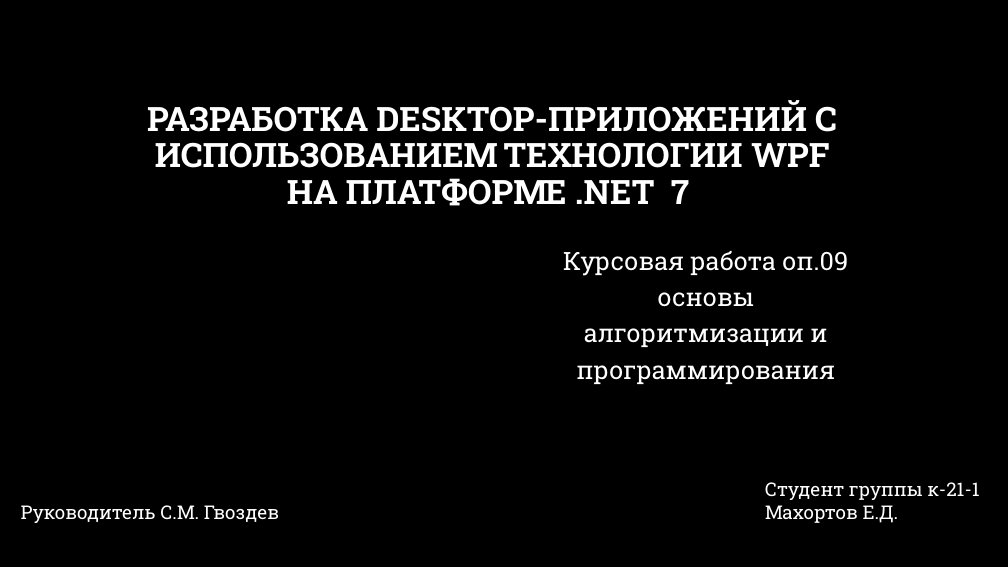
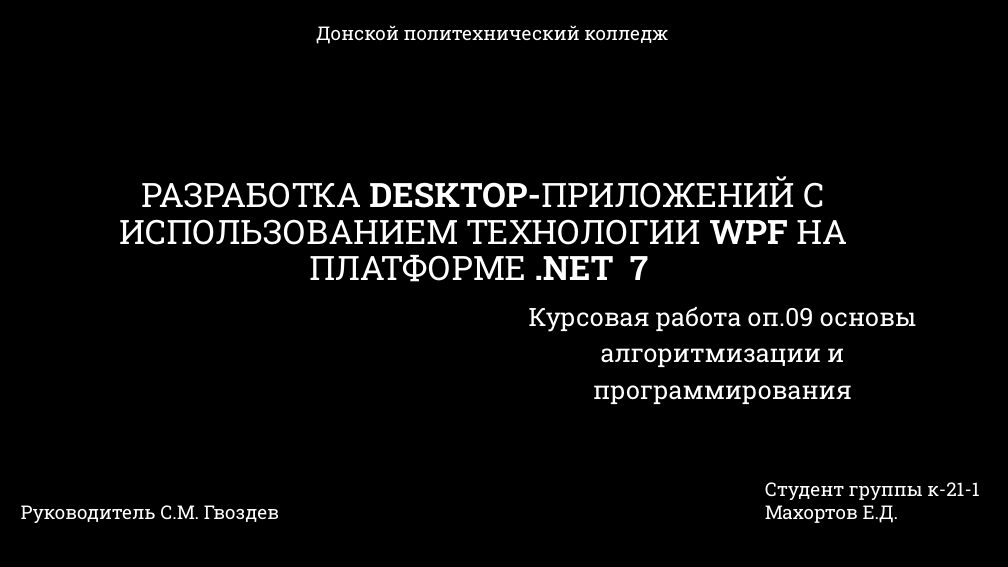
Before and after one commit to egxr3301/cursach, a slide deck: slide 1 of Курсовая работа.pptx. Drawn at 1008x567 pixels with LibreOffice and Linux fonts; fonts in the diff are those of the drawing; background and template pictures are left out. Boxes give left, top, right and bottom in pixels: in the first picture for what was removed or moved away, otherwise in the second. Text is boxed around its words. In the diff, an @@ line names an element or a change of style, - is before the commit and + after.

```diff
--- a/Курсовая работа.pptx
+++ b/Курсовая работа.pptx
@@ text added at box(316, 25, 668, 44), 18 pt, text #FFFFFF @@
+Донской политехнический колледж
@@ title "РАЗРАБОТКА DESKTOP-ПРИЛОЖЕНИЙ С ИСПОЛЬЗОВАНИЕМ ТЕХНОЛОГИИ ...": place and size @@
-title "РАЗРАБОТКА DESKTOP-ПРИЛОЖЕНИЙ С ИСПОЛЬЗОВАНИЕМ ТЕХНОЛОГИИ ..." at box(147, 100, 837, 206)
+title "РАЗРАБОТКА DESKTOP-ПРИЛОЖЕНИЙ С ИСПОЛЬЗОВАНИЕМ ТЕХНОЛОГИИ ..." at box(119, 177, 846, 282)
@@ title "РАЗРАБОТКА DESKTOP-ПРИЛОЖЕНИЙ С ИСПОЛЬЗОВАНИЕМ ТЕХНОЛОГИИ ..." at box(119, 177, 846, 282): bold off in "РАЗРАБОТКА DESKTOP-ПРИЛОЖЕНИЙ С ИСПОЛЬЗОВАНИЕМ ТЕХНОЛОГИИ НА ..." @@
@@ subtitle "Курсовая работа оп.09 основы алгоритмизации ..." rewrapped from box(563, 251, 848, 384) to box(529, 307, 916, 404) @@
```
Also in this commit, not shown: 4 slides added, 1 other file.
